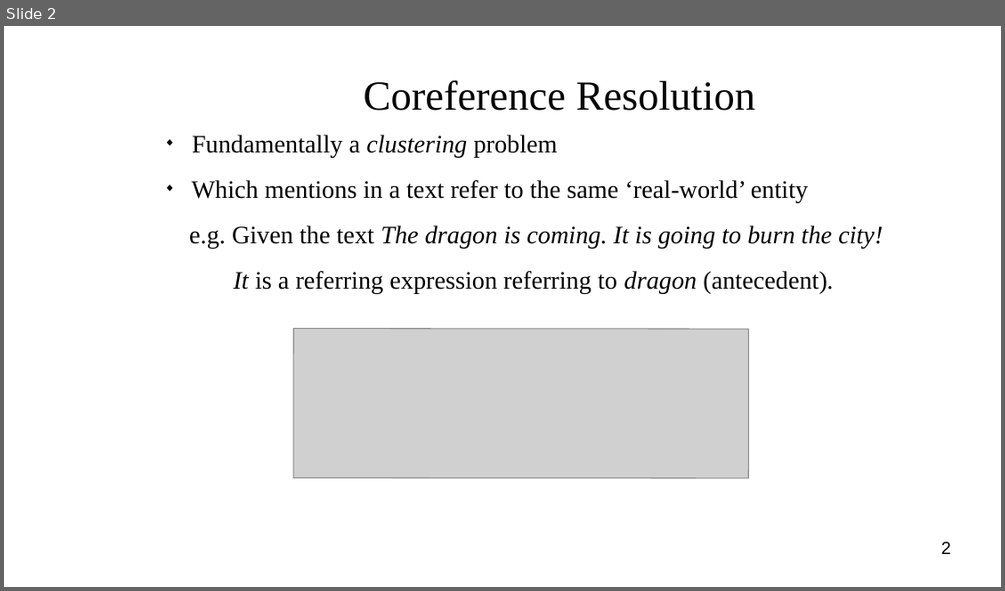
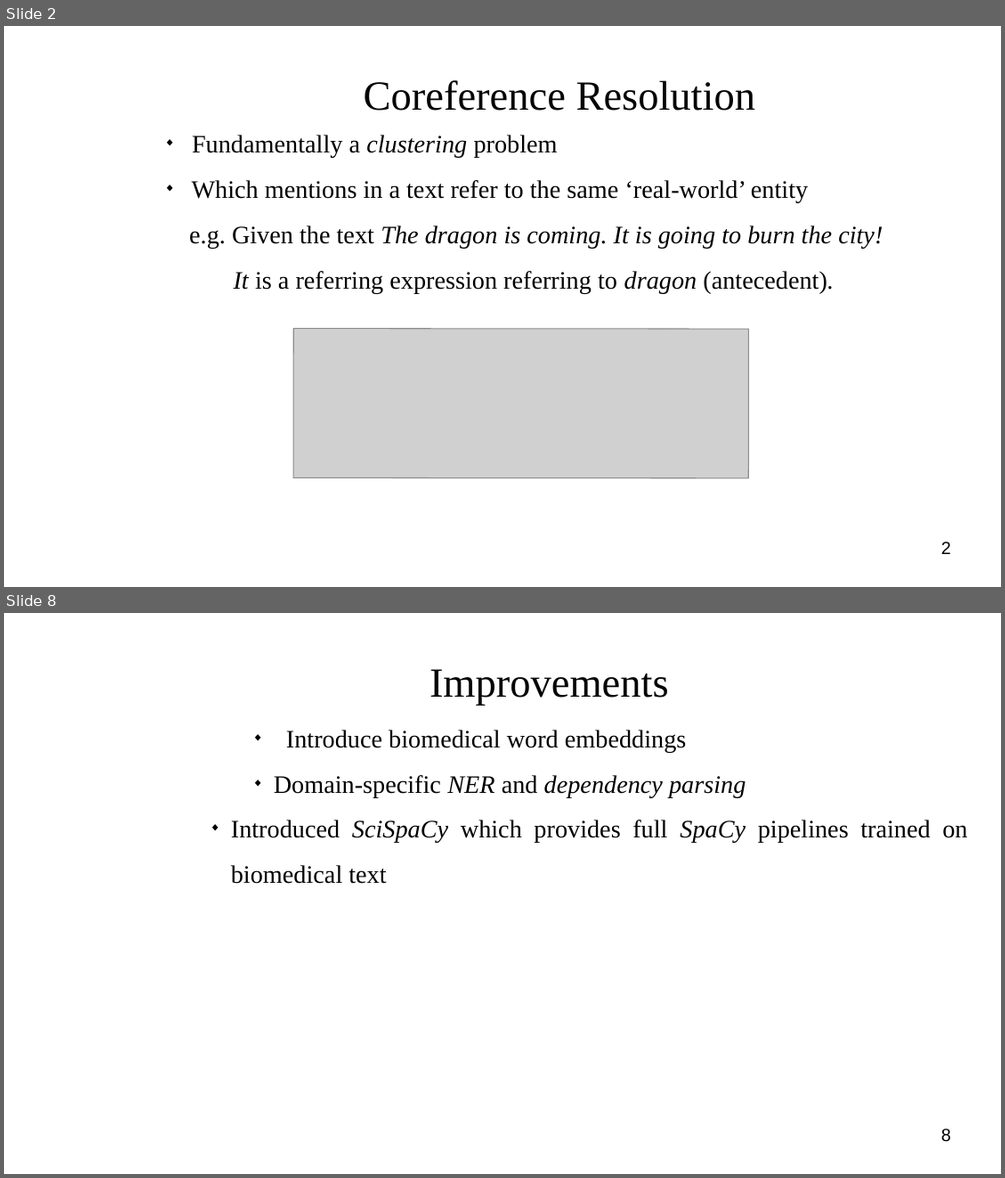
Before and after one commit to masonedmison/coref, a slide deck: documentation/presentation/cs710_presentation.odp. Shown one above the other, each under a label of ours: slide 2 before the commit, slides 2 and 8 after it; the slides between them are not shown. The pictures are 1005x591 and 1005x1178 pixels, drawn with LibreOffice and Linux fonts; fonts in the diff are those of the drawing; grey boxes stand for pictures; background and template pictures are left out. Boxes give left, top, right and bottom in pixels: in the first picture for what was removed or moved away, otherwise in the second. Text is boxed around its words. In the diff, an @@ line names an element or a change of style, - is before the commit and + after.

```diff
--- a/documentation/presentation/cs710_presentation.odp
+++ b/documentation/presentation/cs710_presentation.odp
@@ slide 8 added at (4,613,1001,1174), background picture (left out) @@
@@ title added at (429,669,669,706), 33 pt, text #050505 @@
+Improvements
@@ subtitle added at (231,730,967,884), 20 pt, text #000000 @@
+◆ Introduce biomedical word embeddings
+◆ Domain-specific NER and dependency parsing
+    ◆ Introduced SciSpaCy which provides full SpaCy pipelines trained on biomedical text
@@ page number added at (941,1128,951,1142), 14 pt, text #000000 @@
+8
```
Also in this commit, not shown: 1 slide changed, 6 other slides added, 1 slide removed, 32 other files.
